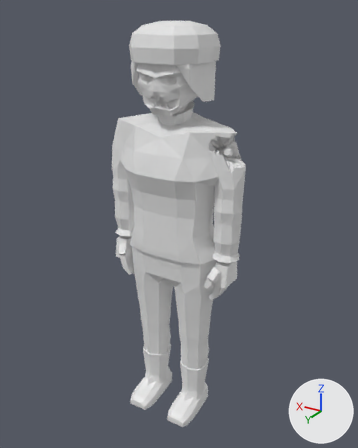
An edit to the glTF model assets/models/zombie_soldier_f_b4.glb, drawn before and after from the same camera.
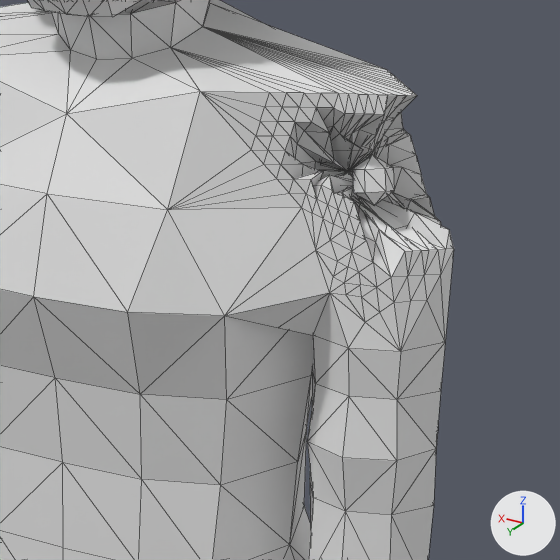
Each version appears first whole from a 50 mm camera at (-1.159, 1.888, 1.992) aimed at (-0.009, -0.029, 1.034), and next in a close-up on the part from 41% to 75% of the width and 25% to 53% of the height. Lighting does not change. The marker at lower right points along +X, +Y and +Z. The older version's two pictures come first. The close-ups show mesh edges as thin lines. Vertices at exactly the same position are counted once.

Names of what the first close-up shows: 'zombie_soldier_f_b4'.
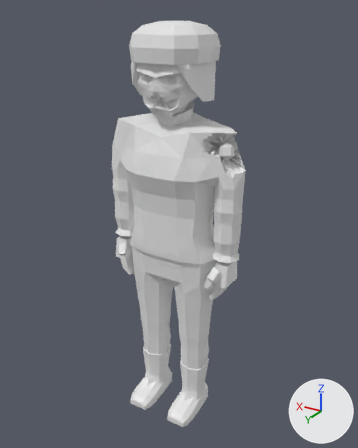
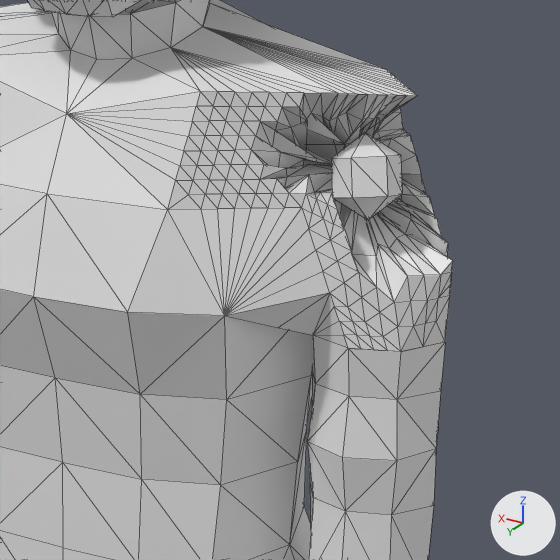
Changed parts and their boxes (x1, y1, x2, y2) in the close-ups (560 x 560 px; the box of a moved part takes in the faces that stretch with it):
'zombie_soldier_f_b4', reshaped: before (0, 0, 454, 560); after (0, 0, 453, 560)
part 1 of me_zombie_soldier_f_b4, moved or reshaped: before (352, 154, 394, 205); after (331, 133, 402, 220)
part 2 of me_zombie_soldier_f_b4, moved or reshaped: before (251, 93, 454, 342); after (67, 48, 453, 352)

Patch to the scene script:
```diff
--- a/assets/models/zombie_soldier_f_b4.glb.py
+++ b/assets/models/zombie_soldier_f_b4.glb.py
@@ me_zombie_soldier_f_b4 @@
 # used by ob_zombie_soldier_f_b4; location = (0.0, 0.0, 0.0)
-me_zombie_soldier_f_b4.from_pydata(...)  # 1706 vertices, 3260 faces; spans x -0.36..0.36, y -0.19..0.2, z 0.0..1.95
+me_zombie_soldier_f_b4.from_pydata(...)  # 1748 vertices, 3346 faces; spans x -0.36..0.36, y -0.19..0.2, z 0.0..1.95
+# me_zombie_soldier_f_b4 part 1: the loose piece of 14 vertices spanning x -0.29..-0.26, y -0.01..0.03, z 1.42..1.46 is scaled about its middle by 1.7, then moved by (0.01, 0.0, 0.0)
+# me_zombie_soldier_f_b4 part 2: 36 vertices moved from x -0.35..-0.21, y -0.04..0.05, z 1.38..1.51 to x -0.35..-0.19, y -0.05..0.03, z 1.35..1.5; 96 vertices removed from x -0.36..-0.2, y -0.04..0.08, z 1.34..1.51; 138 vertices added at x -0.36..-0.13, y -0.05..0.13, z 1.29..1.53
```
